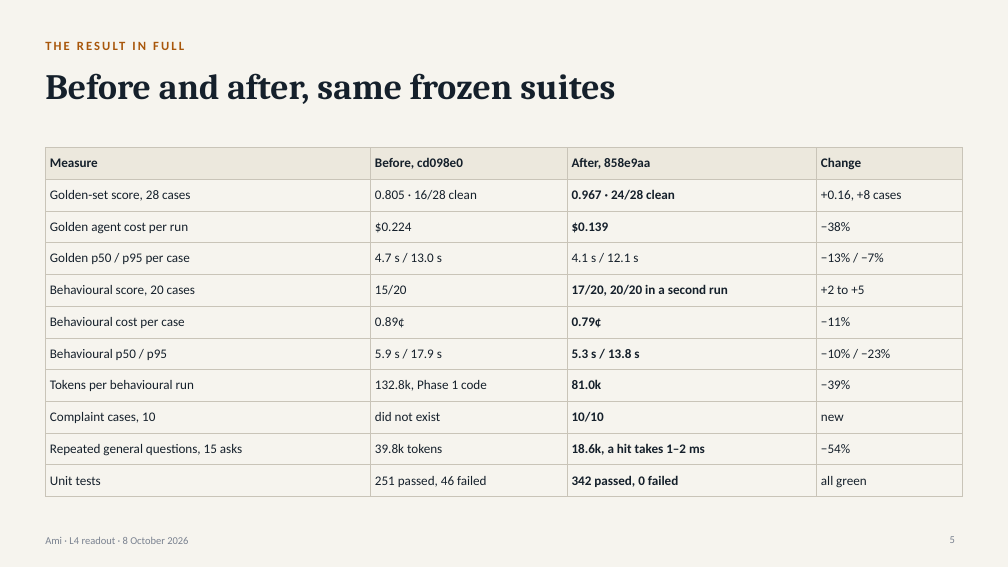
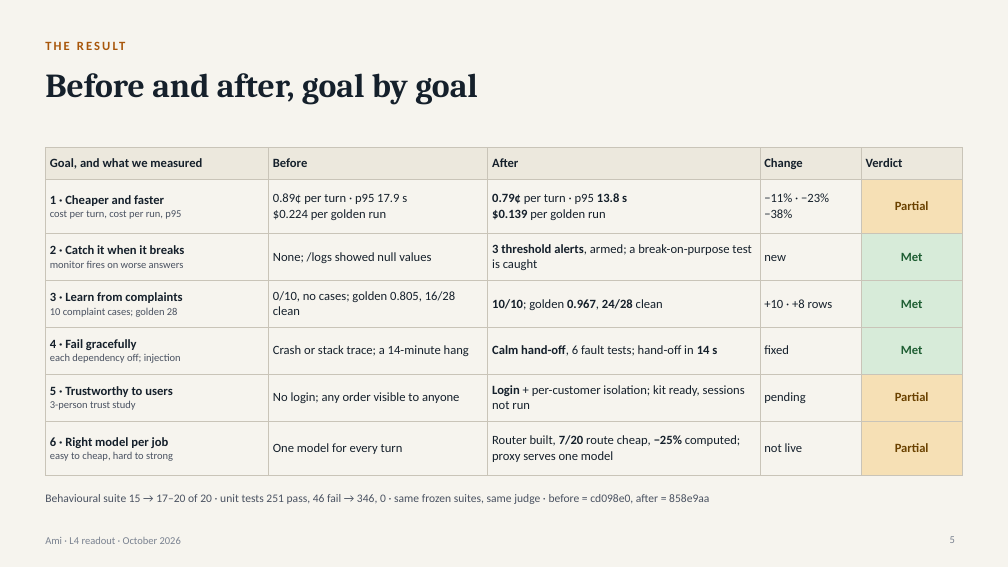
Before and after one commit to shreenathacc22/ami-l4-project, a slide deck: slide 5 of docs/Ami-L4-Readout-Bhargava-Shree-2026-10-08.pptx. Drawn at 1008x567 pixels with LibreOffice and Linux fonts; fonts in the diff are those of the drawing. Boxes give left, top, right and bottom in pixels: in the first picture for what was removed or moved away, otherwise in the second. Text is boxed around its words. In the diff, an @@ line names an element or a change of style, - is before the commit and + after.

```diff
--- a/docs/Ami-L4-Readout-Bhargava-Shree-2026-10-08.pptx
+++ b/docs/Ami-L4-Readout-Bhargava-Shree-2026-10-08.pptx
@@ text at (45, 38, 963, 64): text changed @@
-THE RESULT IN FULL
+THE RESULT
@@ title at (45, 73, 478, 105): text changed; size 34 to 32 pt @@
-Before and after, same frozen suites
+Before and after, goal by goal
@@ table at (45, 147, 963, 466) @@
-Measure | Before, cd098e0 | After, 858e9aa | Change
-Golden-set score, 28 cases | 0.805 · 16/28 clean | 0.967 · 24/28 clean | +0.16, +8 cases
-Golden agent cost per run | $0.224 | $0.139 | −38%
-Golden p50 / p95 per case | 4.7 s / 13.0 s | 4.1 s / 12.1 s | −13% / −7%
-Behavioural score, 20 cases | 15/20 | 17/20, 20/20 in a second run | +2 to +5
-Behavioural cost per case | 0.89¢ | 0.79¢ | −11%
-Behavioural p50 / p95 | 5.9 s / 17.9 s | 5.3 s / 13.8 s | −10% / −23%
-Tokens per behavioural run | 132.8k, Phase 1 code | 81.0k | −39%
-Complaint cases, 10 | did not exist | 10/10 | new
-Repeated general questions, 15 asks | 39.8k tokens | 18.6k, a hit takes 1–2 ms | −54%
-Unit tests | 251 passed, 46 failed | 342 passed, 0 failed | all green
+Goal, and what we measured | Before | After | Change | Verdict
+1 · Cheaper and faster / cost per turn, cost per run, p95 | 0.89¢ per turn · p95 17.9 s / $0.224 per golden run | 0.79¢ per turn · p95 13.8 s / $0.139 per golden run | −11% · −23% / −38% | Partial
+2 · Catch it when it breaks / monitor fires on worse answers | None; /logs showed null values | 3 threshold alerts, armed; a break-on-purpose test is caught | new | Met
+3 · Learn from complaints / 10 complaint cases; golden 28 | 0/10, no cases; golden 0.805, 16/28 clean | 10/10; golden 0.967, 24/28 clean | +10 · +8 rows | Met
+4 · Fail gracefully / each dependency off; injection | Crash or stack trace; a 14-minute hang | Calm hand-off, 6 fault tests; hand-off in 14 s | fixed | Met
+5 · Trustworthy to users / 3-person trust study | No login; any order visible to anyone | Login + per-customer isolation; kit ready, sessions not run | pending | Partial
+6 · Right model per job / easy to cheap, hard to strong | One model for every turn | Router built, 7/20 route cheap, −25% computed; proxy serves one model | not live | Partial
@@ text added at (45, 494, 709, 504), 11 pt, text #4A5261 @@
+Behavioural suite 15 → 17–20 of 20 · unit tests 251 pass, 46 fail → 346, 0 · same frozen suites, same judge · before = cd098e0, after = 858e9aa
@@ text at (45, 537, 181, 544): text changed @@
-Ami · L4 readout · 8 October 2026
+Ami · L4 readout · October 2026
```
Also in this commit, not shown: 7 other slides changed, 3 slides added, 2 slides removed, 10 other files.
